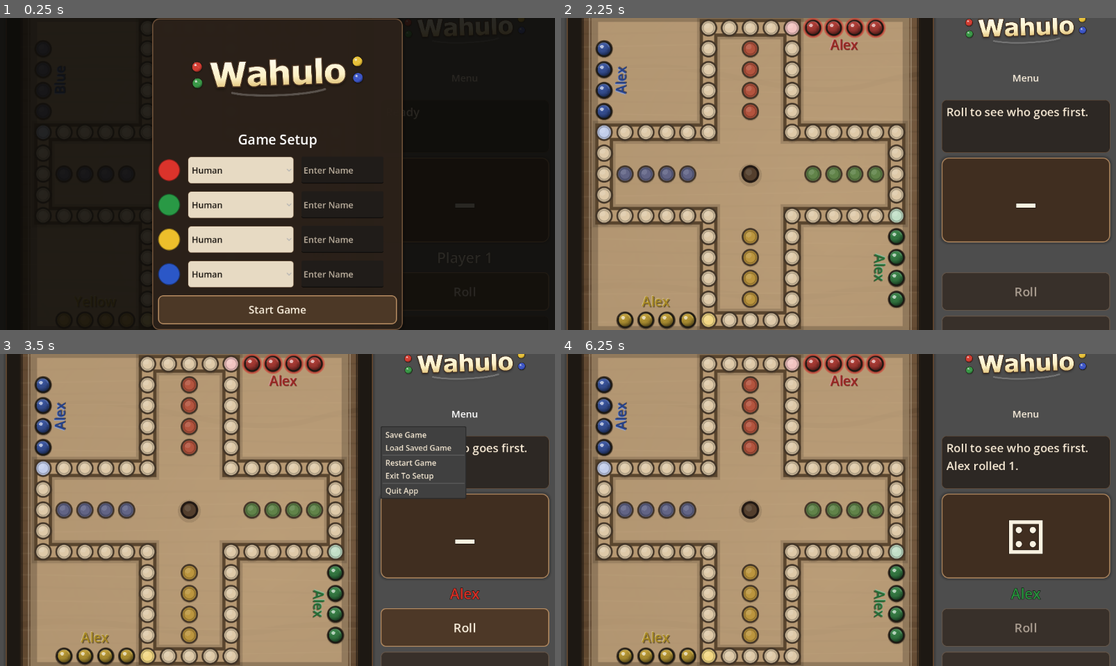
Above: before the commit, frames 1-4 (two rows, left to right).
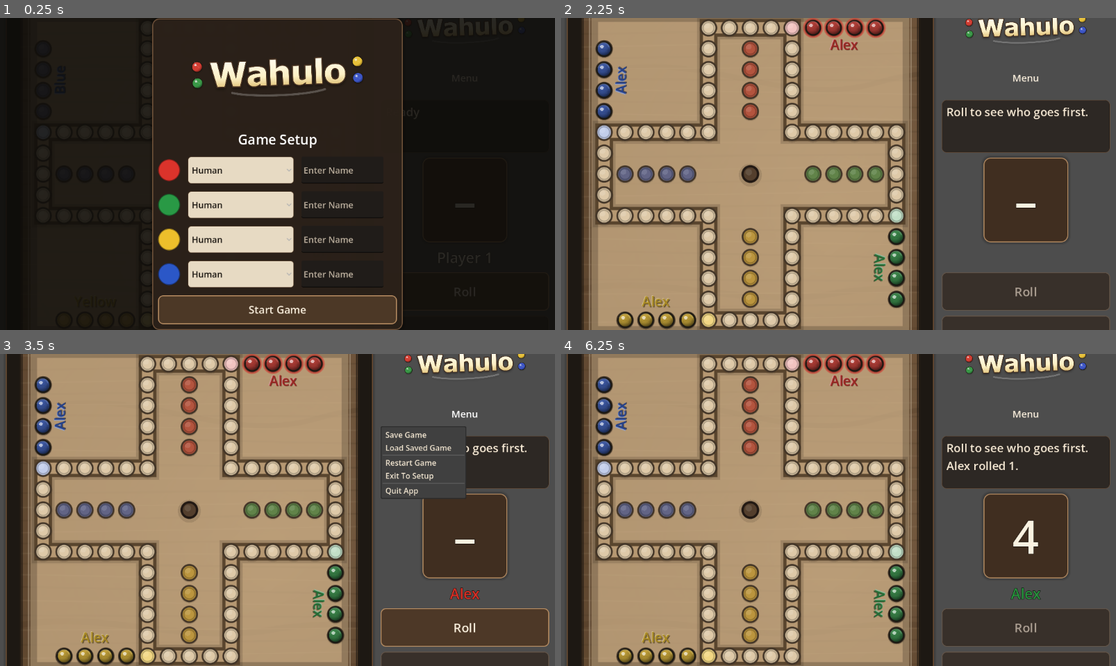
Above: after the commit, the same moments.

Repository: ItsTheMcCoy/wahoo-app
Game: Godot game, scene res://scenes/Main.tscn
The game is run twice, just before and just after one commit, with the same random seed, the same clock (stepped at 60 frames per second) and the same inputs.
Inputs (mouse positions are in pixels of both pictures, inside the frame that each line leads up to):
- Up to frame 1 (0.25 s): no input
- Up to frame 2 (2.25 s): click (905, 170) at 0.52 s; type "Alex" at 0.6 s; click (905, 205) at 0.75 s; type "Alex" at 0.83 s; click (905, 239) at 0.98 s; type "Alex" at 1.07 s; click (905, 273) at 1.27 s; type "Alex" at 1.35 s; click "Start Game" at 2 s
- Up to frame 3 (3.5 s): click "Menu" at 2.75 s
- Up to frame 4 (6.25 s): click "Roll" at 3.5 s; move the mouse to (749, 510) at 4.27 s; click (749, 510) at 4.42 s; tap Enter at 5 s; move the mouse to (727, 525) at 5.02 s; click (727, 525) at 5.17 s; click "Roll" at 5.75 s

The runs differ from the first frame. In frame 2, 4.2% of the frame differs, in the area x 68-99%, y 44-72%; in frame 3, 4.1%; in frame 4, 4.7%.

Commit message:
Fix die display and layout

Diff:
--- a/godot/scenes/Main.tscn
+++ b/godot/scenes/Main.tscn
@@ -70,10 +70,12 @@
 
 [node name="DieFrame" type="PanelContainer" parent="Root/SidePanel"]
 layout_mode = 2
+custom_minimum_size = Vector2(152, 152)
+size_flags_horizontal = 4
 
 [node name="DieLabel" type="Label" parent="Root/SidePanel/DieFrame"]
 layout_mode = 2
-custom_minimum_size = Vector2(0, 152)
+custom_minimum_size = Vector2(152, 152)
 text = "–"
 horizontal_alignment = 1
 vertical_alignment = 1
--- a/godot/scripts/main.gd
+++ b/godot/scripts/main.gd
@@ -970,8 +970,7 @@
 	_render_status("Saved game loaded")
 
 func _die_face(value: int) -> String:
-	const FACES := ["", "⚀", "⚁", "⚂", "⚃", "⚄", "⚅"]
-	return FACES[clampi(value, 1, 6)]
+	return str(clampi(value, 1, 6))
 
 func _play_roll_visual(final_roll: int) -> void:
 	_die_label.pivot_offset = _die_label.size * 0.5
Not shown, changed: godot/build/web/index.html
Not shown, changed: godot/build/web/index.pck
